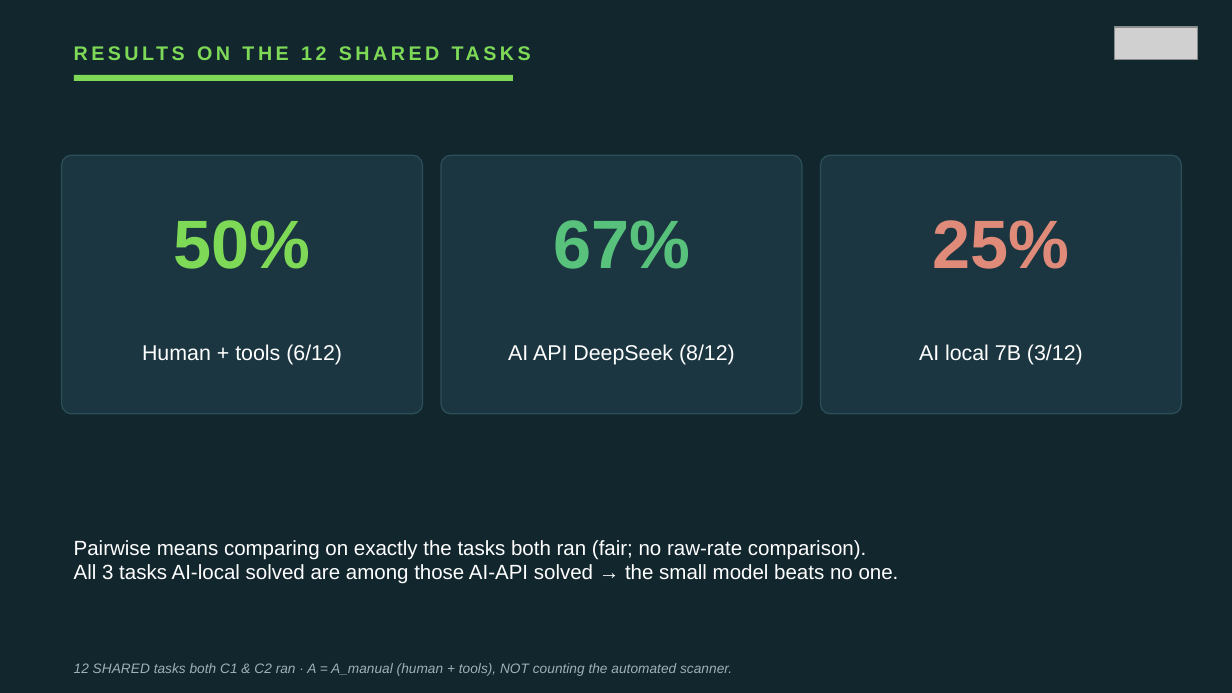
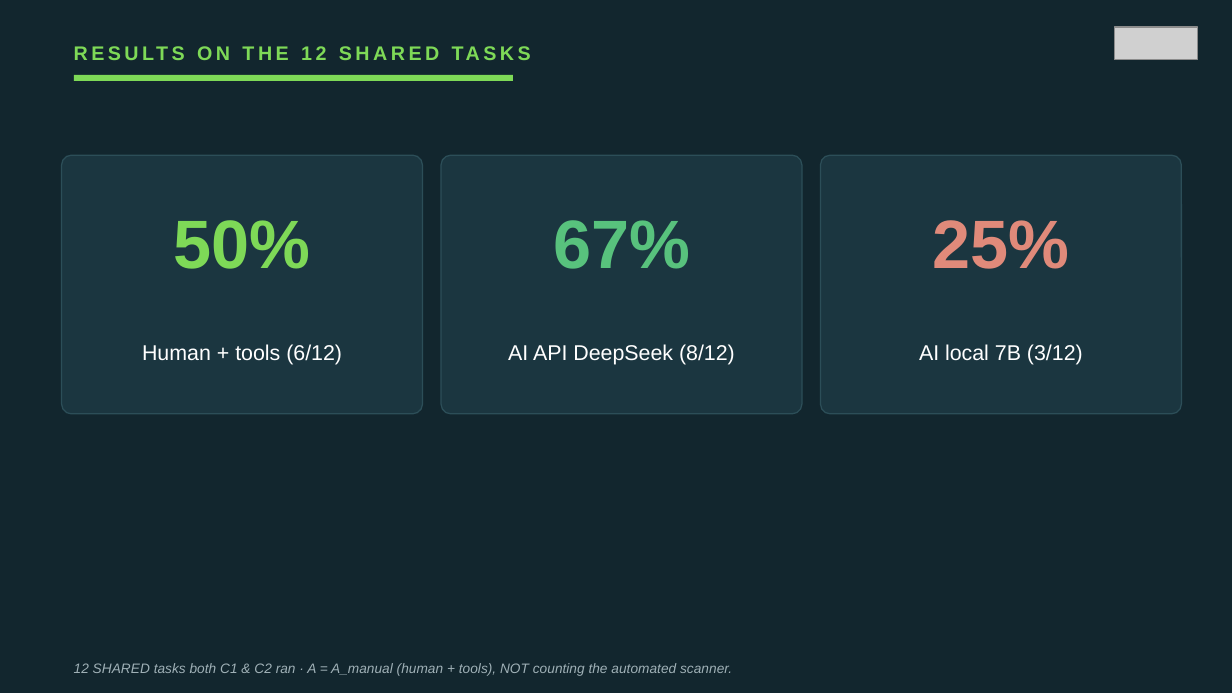
Before and after one commit to VuNguyenBinh/KLTN-FA26, a slide deck: slide 17 of Slide/KTLN_slide_EN.pptx (slide 19 before the commit). Drawn at 1232x693 pixels with LibreOffice and Linux fonts; fonts in the diff are those of the drawing; grey boxes stand for pictures. Boxes give left, top, right and bottom in pixels: in the first picture for what was removed or moved away, otherwise in the second. Text is boxed around its words. In the diff, an @@ line names an element or a change of style, - is before the commit and + after.

```diff
--- a/Slide/KTLN_slide_EN.pptx
+++ b/Slide/KTLN_slide_EN.pptx
@@ text removed at (74, 540, 899, 584) @@
-Pairwise means comparing on exactly the tasks both ran (fair; no raw-rate comparison).
-All 3 tasks AI-local solved are among those AI-API solved → the small model beats no one.
```
Also in this commit, not shown: 6 other slides changed, 2 slides removed, 2 other files.
